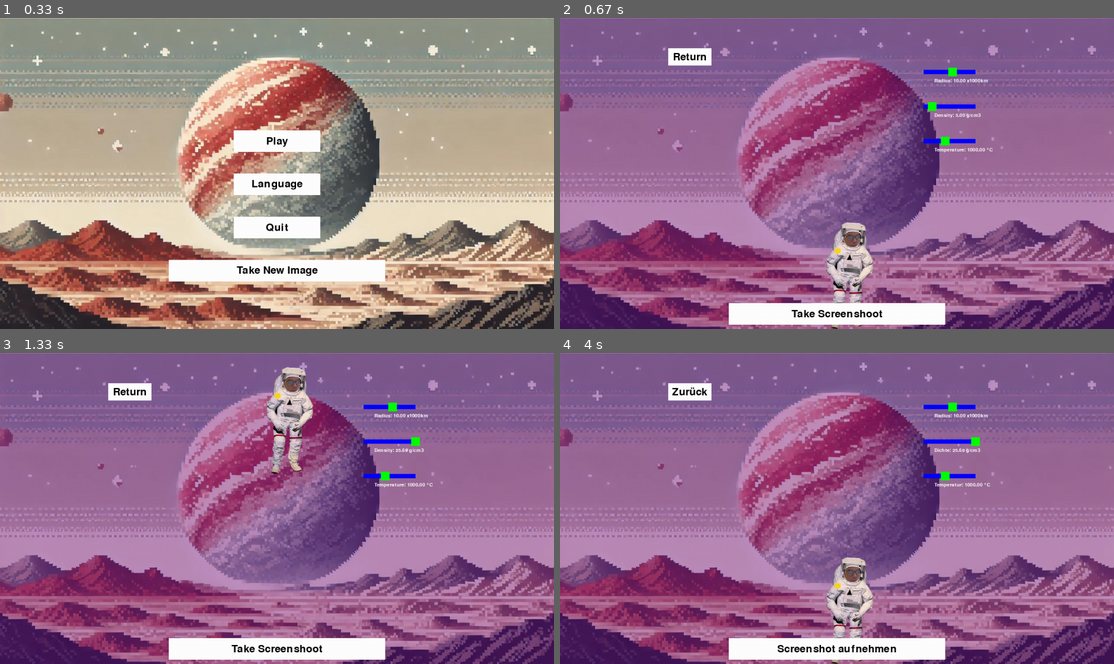
Above: before the commit, frames 1-4 (two rows, left to right).
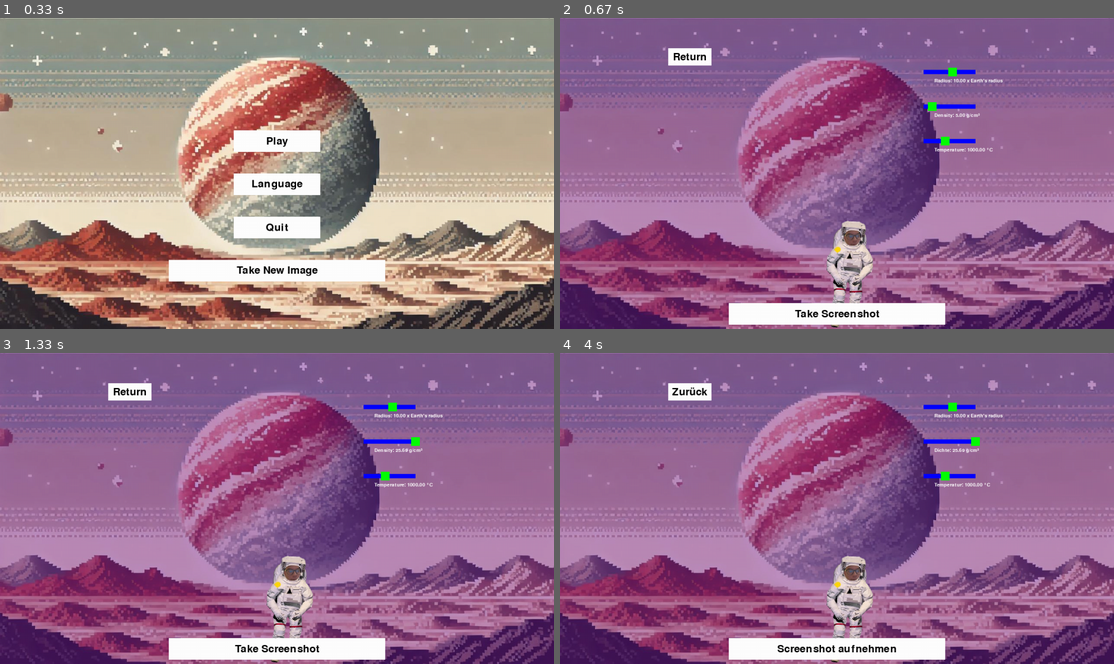
Above: after the commit, the same moments.

Repository: jduchit/Hackathon
Game: pygame game, started from game-test.py
Same seed, same stepped clock (60 frames per second), same inputs: the game is played once before the commit and once after it.
Inputs (mouse positions are in pixels of both pictures, inside the frame that each line leads up to):
- Up to frame 1 (0.33 s): no input
- Up to frame 2 (0.67 s): press the mouse at (837, 142) at 0.37 s; move the mouse to (842, 201) at 0.47 s; release the mouse at (853, 263) at 0.6 s
- Up to frame 3 (1.33 s): hold Space 0.67-1.13 s; press the mouse at (387, 440) at 1.2 s; move the mouse to (437, 514) at 1.3 s
- Up to frame 4 (4 s): release the mouse at (1047, 589) at 1.43 s; press the mouse at (687, 390) at 1.53 s; move the mouse to (670, 433) at 1.63 s; release the mouse at (648, 477) at 1.77 s; click "Language" at 1.88 s; press the mouse at (936, 517) at 2.2 s; move the mouse to (964, 570) at 2.3 s; release the mouse at (992, 620) at 2.43 s; press the mouse at (759, 477) at 2.53 s; move the mouse to (787, 433) at 2.63 s; release the mouse at (809, 390) at 2.77 s; press the mouse at (936, 477) at 2.87 s; move the mouse to (859, 508) at 2.97 s; release the mouse at (787, 536) at 3.1 s; press the mouse at (936, 517) at 3.2 s; move the mouse to (803, 458) at 3.3 s; release the mouse at (670, 399) at 3.43 s; press the mouse at (687, 390) at 3.53 s; move the mouse to (704, 455) at 3.63 s; release the mouse at (720, 520) at 3.77 s; click "Spielen" at 3.88 s

Frame 1 is identical in both runs. In frame 2, 1.0% of the frame differs, in the area x 41-80%, y 19-100%; in frame 3, 3.6%, in the area x 41-80%, y 4-100%; in frame 4, 0.8%.

Commit message:
Fixed jump

Diff:
--- a/game-test.py
+++ b/game-test.py
@@ -5,7 +5,6 @@
 import numpy as np
 import camera
 import cropface
-
 
 # Initialize Pygame
 pygame.init()
@@ -26,7 +25,7 @@
         "Radius": "Radius",
         "Density": "Density",
         "Temperature": "Temperature",
-        "Take Screenshoot": "Take Screenshoot"
+        "Take Screenshoot": "Take Screenshot"
     },
     "Spanish": {
         "English": "Inglés",
@@ -86,9 +85,8 @@
 
 # Definitions
 screen_width, screen_height = 1280, 720
-#Antes 800 y 600
-dif_x = (1280 - 800)/2
-dif_y = (720 - 600)/2
+dif_x = (1280 - 800) / 2
+dif_y = (720 - 600) / 2
 screen = pygame.display.set_mode((screen_width, screen_height))
 pygame.display.set_caption('ExoAdventure')
 clock = pygame.time.Clock()
@@ -97,7 +95,7 @@
 current_dir = os.path.dirname(__file__)
 
 # Load background image
-background_image = pygame.image.load(current_dir + '\\resources\\background\\new_background.jpeg')
+background_image = pygame.image.load(current_dir + '/resources/background/new_background.jpeg')
 background_image = pygame.transform.scale(background_image, (screen_width, screen_height))
 
 # Colors
@@ -106,13 +104,13 @@
 GREEN = (0, 255, 0)
 BLACK = (0, 0, 0)
 
-# Load flag images (assuming they are stored in the same directory as the script)
-english_flag = pygame.image.load(current_dir + '\\resources\\flags\\Flag_of_United_States-128x67.png')
-spanish_flag = pygame.image.load(current_dir + '\\resources\\flags\\Flag_of_Spain-128x85.png')
-french_flag = pygame.image.load(current_dir + '\\resources\\flags\\Flag_of_France-128x85.png')
-german_flag = pygame.image.load(current_dir + '\\resources\\flags\\Flag_of_Germany-128x77.png')
-hindi_flag = pygame.image.load(current_dir + '\\resources\\flags\\Flag_of_India-128x85.png')
-japanese_flag = pygame.image.load(current_dir + '\\resources\\flags\\Flag_of_Japan-128x85.png')
+# Load flag images
+english_flag = pygame.image.load(current_dir + '/resources/flags/Flag_of_United_States-128x67.png')
+spanish_flag = pygame.image.load(current_dir + '/resources/flags/Flag_of_Spain-128x85.png')
+french_flag = pygame.image.load(current_dir + '/resources/flags/Flag_of_France-128x85.png')
+german_flag = pygame.image.load(current_dir + '/resources/flags/Flag_of_Germany-128x77.png')
+hindi_flag = pygame.image.load(current_dir + '/resources/flags/Flag_of_India-128x85.png')
+japanese_flag = pygame.image.load(current_dir + '/resources/flags/Flag_of_Japan-128x85.png')
 
 # Adjust size of the flags if necessary
 flag_size = (50, 30)  # Example size
@@ -128,28 +126,19 @@
 def create_temperature_overlay(temperature, min_temp, max_temp):
     # Normalize temperature to 0-1 range
     t = (temperature - min_temp - 50) / (max_temp - min_temp)
-
     # Create color gradient from blue (cold) to red (hot)
     r = int(255 * t)
     b = int(255 * (1 - t))
-    if (r < 0):
-        r = 0
-    if (b < 0):
-        b = 0
-    if (r > 255):
-        r = 255
-    if (b > 255):
-        b = 255
-
+    r = max(0, min(r, 255))
+    b = max(0, min(b, 255))
     # Create a surface with alpha channel
     overlay = pygame.Surface((screen_width, screen_height), pygame.SRCALPHA)
     overlay.fill((r, 0, b, 100))  # Semi-transparent overlay
-
     return overlay
 
 
 def set_face(face_image):
-    face_image = pygame.transform.scale(face_image, (37*1.2, 37*1.2))
+    face_image = pygame.transform.scale(face_image, (37 * 1.2, 37 * 1.2))
     return face_image
 
 # Function to capture and save a new face image
@@ -160,20 +149,20 @@
 
 # Load or capture face image
 def load_face_image():
-    if not os.path.exists(current_dir + '\\resources\\character\\cropped_face_with_transparent_bg.png'):
+    if not os.path.exists(current_dir + '/resources/character/cropped_face_with_transparent_bg.png'):
         print("Face image not found. Capturing new image...")
         if not capture_new_face_image():
             print("Failed to capture new image. Using default.")
             return None
-    return current_dir + '\\resources\\character\\cropped_face_with_transparent_bg.png'
+    return current_dir + '/resources/character/cropped_face_with_transparent_bg.png'
 
 # Load face image
 face_image = pygame.image.load(load_face_image())
 face_image = set_face(face_image)
 
 # Load player image
-player_image = pygame.image.load(current_dir + '\\resources\\character\\astronaut.png')
-player_image = pygame.transform.scale(player_image, (170*1.5, 170*1.5))
+player_image = pygame.image.load(current_dir + '/resources/character/astronaut.png')
+player_image = pygame.transform.scale(player_image, (170 * 1.5, 170 * 1.5))
 
 # Button class
 class Button:
@@ -216,8 +205,6 @@
         if not mouse_pressed[0]:
             self.dragging = False
 
-
-#Multiplu radious by earth
 # Create sliders
 radius_slider = Slider(600 + dif_x, 60 + dif_y, 120, 1, 17, 10)
 density_slider = Slider(600 + dif_x, 140 + dif_y, 120, 0.30, 28, 5)
@@ -229,15 +216,18 @@
 LANGUAGE_SCREEN = 2
 current_state = HOME_SCREEN
 
+# Scaling factors
+pixels_per_meter = 100  # Adjust this value as needed for proper scaling
+
+# Load player image to get character height
+character_height_pixels = player_image.get_height()
+
 # Game variables
 is_jumping = False
-y_position = screen_height - 120
-y_velocity = 0
-G = 6.674 * 10**-11
-densidad = 5500
-radio = 6.4 * 10**6
-gravedad = (4 * math.pi * G * densidad * radio) / 3
-initial_jump_velocity = 11
+y_position_meters = 0  # Starting at ground level
+y_velocity = 0  # m/s
+G = 6.67430e-11  # Gravitational constant in m^3 kg^-1 s^-2
+initial_jump_velocity = 5  # m/s, adjust as needed
 
 # Main game loop
 running = True
@@ -261,7 +251,6 @@
                 if play_button.is_clicked(mouse_pos):
                     current_state = GAME_SCREEN
                 elif language_button.is_clicked(mouse_pos):
-                    print("Language button clicked")  # Implement language selection logic
                     current_state = LANGUAGE_SCREEN
                 elif quit_button.is_clicked(mouse_pos):
                     running = False
@@ -276,7 +265,7 @@
                 if return_button.is_clicked(mouse_pos):
                     current_state = HOME_SCREEN
                     is_jumping = False
-                    y_position = screen_height - 120
+                    y_position_meters = 0
                     y_velocity = 0
                 elif take_screenshoot_button.is_clicked(mouse_pos):
                     print(radius_slider.value, density_slider.value, temperature_slider.value)
@@ -293,7 +282,7 @@
                     current_language = "German"
         if event.type == pygame.KEYDOWN and current_state == GAME_SCREEN:
             if event.key == pygame.K_SPACE and not is_jumping:
-                y_velocity = -initial_jump_velocity
+                y_velocity = initial_jump_velocity  # Positive value, upwards
                 is_jumping = True
 
     screen.blit(background_image, (0, 0))
@@ -304,18 +293,27 @@
         quit_button.draw(screen)
         take_image_button.draw(screen)
     elif current_state == GAME_SCREEN:
+        # Time delta
+        dt = clock.tick(60) / 1000.0  # Limit to 60 FPS, dt in seconds
+
+        # Update planet properties
+        radius = radius_slider.value * 6.371e6  # Earth's radius in meters
+        density = density_slider.value * 1000    # Convert from g/cm3 to kg/m3
+
+        # Calculate gravity
+        gravedad = -(4 / 3) * math.pi * G * density * radius  # Negative because gravity pulls downward
+
         # Game logic
-        radius = radius_slider.value * 1000 * 6.3
-        density = density_slider.value * 5.5
-        gravedad = (4 / 3) * math.pi * G * density * radius
-
         if is_jumping:
-            y_position += y_velocity
-            y_velocity += gravedad * 0.016
-            if y_position >= screen_height - 120:
-                y_position = screen_height - 120
+            y_velocity += gravedad * dt
+            y_position_meters += y_velocity * dt
+
+            if y_position_meters <= 0:
+                y_position_meters = 0
                 is_jumping = False
-
+                y_velocity = 0
+
+        # Create temperature overlay
         temperature_overlay = create_temperature_overlay(temperature_slider.value, temperature_slider.min_value, temperature_slider.max_value)
         screen.blit(temperature_overlay, (0, 0))
 
@@ -330,14 +328,14 @@
 
         # Draw player
         player_pos_x = 300 + dif_x
-        player_pos_y = y_position - 132
-        screen.blit(face_image, (player_pos_x + 115 , player_pos_y + 19 ))
-        screen.blit(player_image, (player_pos_x , player_pos_y ))
+        y_position_pixels = screen_height - (y_position_meters * pixels_per_meter) - character_height_pixels
+        screen.blit(face_image, (player_pos_x + 115, y_position_pixels + 19))
+        screen.blit(player_image, (player_pos_x, y_position_pixels))
 
         # Display slider values
         font = pygame.font.Font(None, 16)
-        radius_text = font.render(f'{translations[current_language]["Radius"]}: {radius_slider.value:.2f} x1000km', True, WHITE)
-        density_text = font.render(f'{translations[current_language]["Density"]}: {density_slider.value:.2f} g/cm3', True, WHITE)
+        radius_text = font.render(f'{translations[current_language]["Radius"]}: {radius_slider.value:.2f} x Earth\'s radius', True, WHITE)
+        density_text = font.render(f'{translations[current_language]["Density"]}: {density_slider.value:.2f} g/cm³', True, WHITE)
         temperature_text = font.render(f'{translations[current_language]["Temperature"]}: {temperature_slider.value:.2f} °C', True, WHITE)
         screen.blit(radius_text, (625 + dif_x, 80 + dif_y))
         screen.blit(density_text, (625 + dif_x, 160 + dif_y))
@@ -358,12 +356,12 @@
         return_button.draw(screen)
 
         # Draw flags next to the buttons
-        screen.blit(english_flag, (105 + dif_x, 210 + dif_y))  # Position flag to the left of the button
+        screen.blit(english_flag, (105 + dif_x, 210 + dif_y))
         screen.blit(spanish_flag, (105 + dif_x, 310 + dif_y))
         screen.blit(french_flag, (505 + dif_x, 210 + dif_y))
         screen.blit(german_flag, (505 + dif_x, 310 + dif_y))
 
     pygame.display.flip()
-    clock.tick(60)
+    # Remove clock.tick(60) here since it's already called above
 
 pygame.quit()
